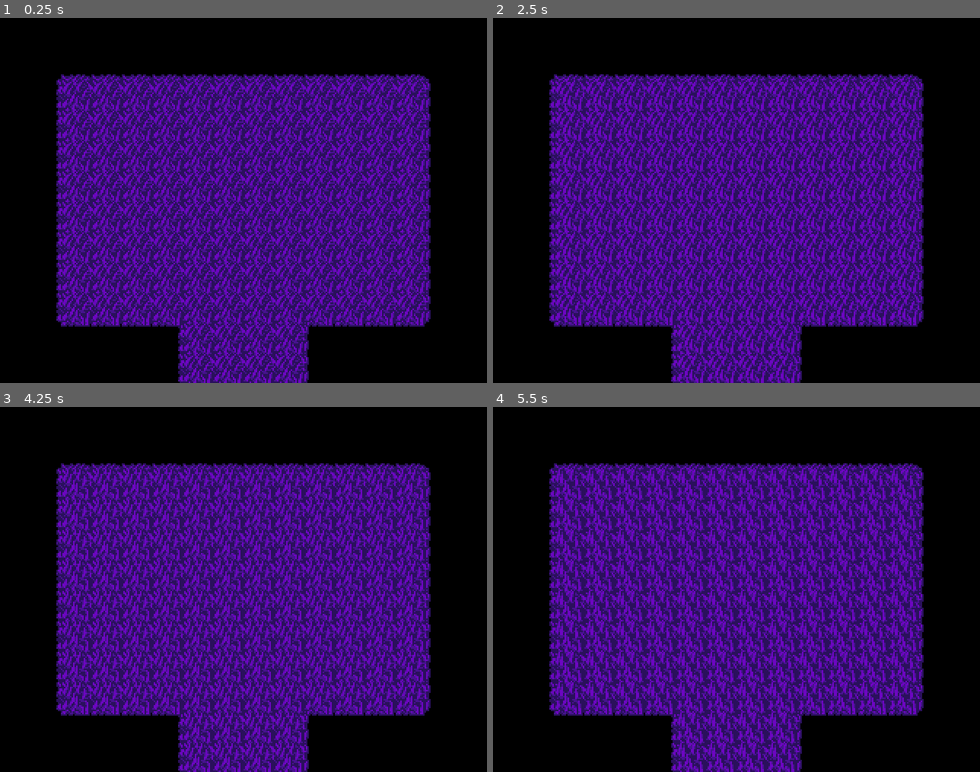
Above: before the commit, frames 1-4 (two rows, left to right).
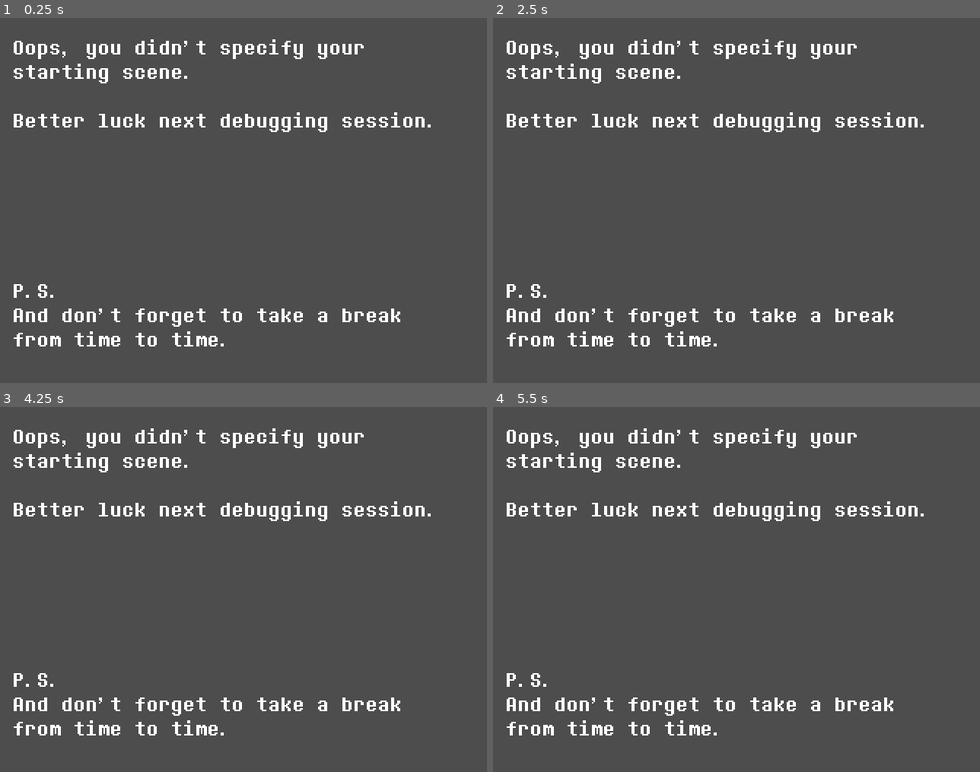
Above: after the commit, the same moments.

Repository: Ricoh2A03/DeltaRune-Engine-Godot-4
Game: Godot game, scene res://main.tscn
Two runs of this game, one before a commit and one after it. Both use one fixed random seed, a clock stepped at 60 frames per second and the inputs below.
Inputs (mouse positions are in pixels of both pictures, inside the frame that each line leads up to):
- Up to frame 1 (0.25 s): no input
- Up to frame 2 (2.5 s): tap Enter at 0.5 s; move the mouse to (843, 182) at 0.52 s; hold D (RIGHT) 0.53-1.25 s; tap O at 0.6 s; click (843, 182) at 0.67 s; tap Space (ui_select) at 0.77, 2 s; drag from (639, 218) to (712, 273) at 1.27 s; move the mouse to (785, 120) at 2.02 s; hold D (RIGHT) from 2.03 s (still down); tap Shift at 2.1 s
- Up to frame 3 (4.25 s): release D (RIGHT) at 2.75 s; drag from (219, 662) to (97, 534) at 2.77 s; tap Enter at 3.5 s; move the mouse to (389, 644) at 3.52 s; hold A (LEFT) from 3.53 s (still down); tap O at 3.6 s; tap Space (ui_select) at 3.77 s
- Up to frame 4 (5.5 s): release A (LEFT) at 4.25 s; drag from (590, 534) to (663, 498) at 4.27 s; tap Space (ui_select) at 5 s; move the mouse to (760, 589) at 5.02 s; hold S (DOWN) from 5.03 s (still down); tap Shift at 5.1 s; click (760, 589) at 5.17 s

The runs differ from the first frame. In frame 1, 100% of the frame differs, in the area x 0-100%, y 0-100%; in frame 2, 100%; in frame 3, 100%; in frame 4, 100%.

Commit message:
Globals added, error message implemented

Diff:
--- /dev/null
+++ b/Globals/globals.gd
@@ -0,0 +1,3 @@
+extends Node
+
+var main: Main
--- /dev/null
+++ b/Objects/Camera/camera.tscn
@@ -0,0 +1,3 @@
+[gd_scene format=3 uid="uid://c7rrg4fvt4xc7"]
+
+[node name="Camera" type="Camera2D"]
--- a/Rooms/Base Room/room.gd
+++ b/Rooms/Base Room/room.gd
@@ -1,5 +1,10 @@
 class_name Room extends Node2D
+
 
 
 @export var music_track: AudioStream
 @export var room_size: Vector2i
+
+
+func initialize_room() -> void:
+	Globals.main
--- /dev/null
+++ b/Themes/theme_text0.tres
@@ -0,0 +1,8 @@
+[gd_resource type="Theme" load_steps=2 format=3 uid="uid://dcjmac6ihfnj4"]
+
+[ext_resource type="FontFile" uid="uid://rf5oot3wlhpi" path="res://Fonts/undertale-deltarune-text-font-extended.ttf" id="1_xvljq"]
+
+[resource]
+default_font = ExtResource("1_xvljq")
+default_font_size = 12
+Label/constants/line_spacing = -8
--- /dev/null
+++ b/default_bus_layout.tres
@@ -0,0 +1,15 @@
+[gd_resource type="AudioBusLayout" format=3 uid="uid://bhaby3r4d1dck"]
+
+[resource]
+bus/1/name = &"Music"
+bus/1/solo = false
+bus/1/mute = false
+bus/1/bypass_fx = false
+bus/1/volume_db = 0.0
+bus/1/send = &"Master"
+bus/2/name = &"SFX"
+bus/2/solo = false
+bus/2/mute = false
+bus/2/bypass_fx = false
+bus/2/volume_db = 0.0
+bus/2/send = &"Master"
--- a/main.gd
+++ b/main.gd
@@ -11,13 +11,35 @@
 @export var first_scene: String
 
 
+var player_instance: Player = null
+var camera_instance: Camera2D = null
+
+
+var _player_scene: String = "uid://dwyq18f0gn5kj"
+var _camera_scene: String = "uid://c7rrg4fvt4xc7"
+
 var _current_scene = null
+var _current_room_size: Vector2i = Vector2i(0, 0)
 
 
 @onready var fade_effect: ColorRect = $FadeEffect
+@onready var music_player = $MusicPlayer
+@onready var error_label = $ErrorLabel
+
+
+func _enter_tree():
+	Globals.main = self
 
 
 func _ready() -> void:
+	if !first_scene:
+		error_label.text = "Oops, you didn't specify your \nstarting scene. " + \
+		"\n\nBetter luck next debugging session." + \
+		"\n\n\n\n\n\n\nP.S.\nAnd don't forget to take a break\nfrom time to time."
+		return
+
+	player_instance = _create_player()
+	camera_instance = _create_camera()
 	change_scene(false, TRANSITION_SPEED_NORMAL, first_scene)
 
 
@@ -37,3 +59,15 @@
 
 	var tween: Tween = get_tree().create_tween()
 	tween.tween_property(fade_effect, "self_modulate", Color(0.0, 0.0, 0.0, 0.0), duration_seconds)
+
+
+func _create_player() -> Player:
+	var instance = load(_player_scene).instantiate()
+	add_child(instance)
+	return instance
+
+
+func _create_camera() -> Camera2D:
+	var instance = load(_camera_scene).instantiate()
+	add_child(instance)
+	return instance
--- a/main.tscn
+++ b/main.tscn
@@ -1,10 +1,10 @@
-[gd_scene load_steps=2 format=3 uid="uid://cx7wap6e8vvyw"]
+[gd_scene load_steps=3 format=3 uid="uid://cx7wap6e8vvyw"]
 
 [ext_resource type="Script" uid="uid://cu025t4pal62n" path="res://main.gd" id="1_ig7tw"]
+[ext_resource type="Theme" uid="uid://dcjmac6ihfnj4" path="res://Themes/theme_text0.tres" id="2_0xm2m"]
 
 [node name="Main" type="Node"]
 script = ExtResource("1_ig7tw")
-first_scene = "uid://u8rje17sf26f"
 
 [node name="FadeEffect" type="ColorRect" parent="."]
 self_modulate = Color(1, 1, 1, 0)
@@ -14,3 +14,14 @@
 color = Color(0, 0, 0, 1)
 
 [node name="MusicPlayer" type="AudioStreamPlayer" parent="."]
+bus = &"Music"
+
+[node name="ErrorLabel" type="Label" parent="."]
+offset_left = 8.0
+offset_top = 8.0
+offset_right = 176.0
+offset_bottom = 64.0
+theme = ExtResource("2_0xm2m")
+text = "i hate these
+huge spaces
+between lines"
--- a/project.godot
+++ b/project.godot
@@ -14,6 +14,10 @@
 run/main_scene="uid://cx7wap6e8vvyw"
 config/features=PackedStringArray("4.4", "Mobile")
 config/icon="res://icon.svg"
+
+[autoload]
+
+Globals="*res://Globals/globals.gd"
 
 [display]
 
@@ -67,6 +71,11 @@
 ]
 }
 
+[layer_names]
+
+2d_physics/layer_1="Player"
+2d_physics/layer_2="Solid"
+
 [rendering]
 
 textures/canvas_textures/default_texture_filter=3
Not shown, added: Globals/globals.gd.uid
